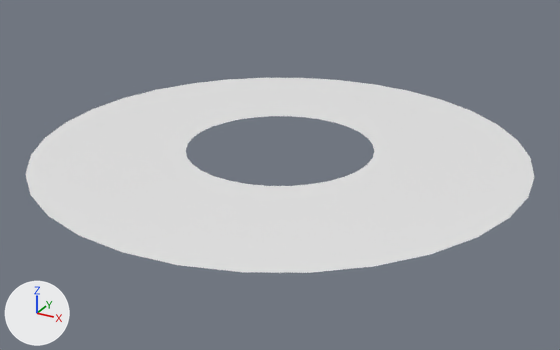
A saved change to the Blender file blend/BalconyPlatform.blend.
One viewpoint serves both versions: a 50 mm lens placed at (6.69, -12.17, 5.5), pointed at (0.1, -0.19, -0.49). Lighting does not change. The marker at lower left points along +X, +Y and +Z.
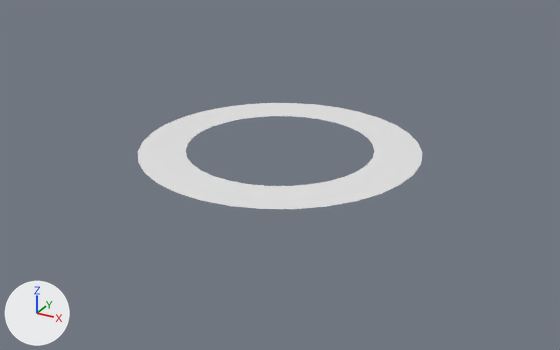
Commit message: Fixed again balcony

Changed parts and their boxes [x1, y1, x2, y2] in the pictures (560 x 350 px; the box of a moved part takes in the faces that stretch with it):
'Circle', reshaped (44% narrower, 45% shorter)
    before: [25, 78, 535, 273]
    after: [138, 103, 422, 209]
part 1 of me_circle, moved or reshaped
    before: [321, 84, 535, 197]
    after: [321, 108, 422, 174]
part 2 of me_circle, moved or reshaped
    before: [25, 109, 213, 235]
    after: [138, 124, 213, 193]
part 3 of me_circle, moved or reshaped
    before: [79, 165, 528, 273]
    after: [177, 165, 414, 209]
part 4 of me_circle, moved or reshaped
    before: [94, 78, 374, 131]
    after: [167, 103, 339, 131]

Edits to the bpy script that builds the scene:
```text
Change me_circle:
    used by ob_circle; location = (0.0, 0.0, 0.0)
    remove me_circle.from_pydata(...)  # 64 vertices, 32 faces; spans x -4.68..4.68, y -4.68..4.68, z 0.0
    add me_circle.from_pydata(...)  # 64 vertices, 32 faces; spans x -2.7..2.7, y -2.7..2.7, z 0.0
    me_circle part 1: 9 of the vertices in x 0.0..4.68, y 0.0..4.68, z 0.0 are scaled about their middle by (0.577, 0.577, 1)
    me_circle part 2: 8 of the vertices in x -4.68..-0.91, y -4.59..0.0, z 0.0 are scaled about their middle by (0.577, 0.577, 1)
    me_circle part 3: 8 of the vertices in x 0.0..4.59, y -4.68..-0.91, z 0.0 are scaled about their middle by (0.577, 0.577, 1)
    me_circle part 4: 7 of the vertices in x -4.59..-0.91, y 0.91..4.59, z 0.0 are scaled about their middle by (0.577, 0.577, 1)
```
